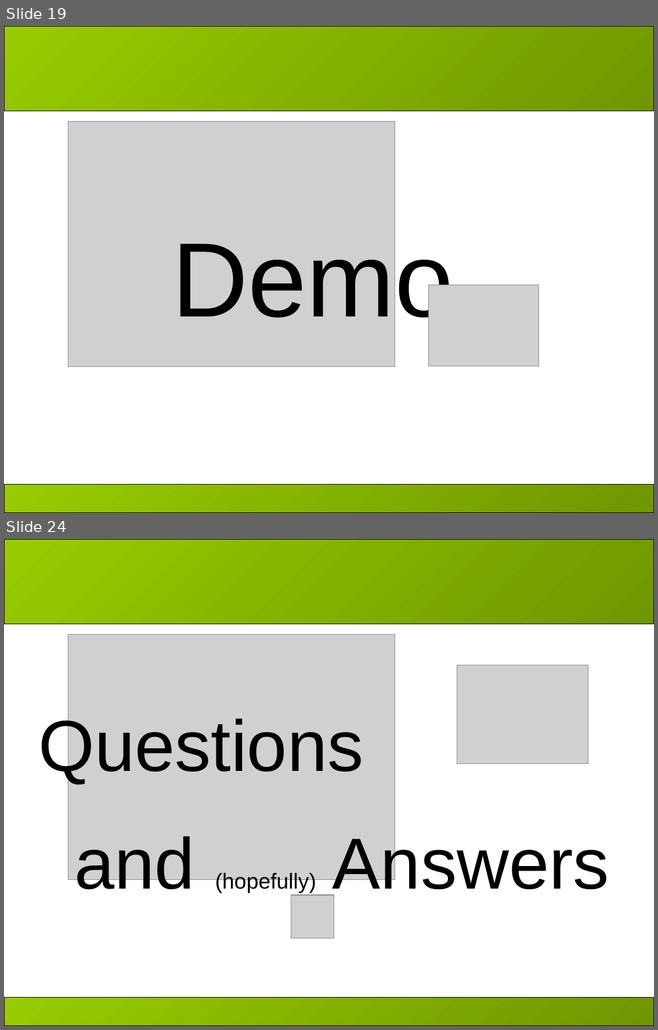
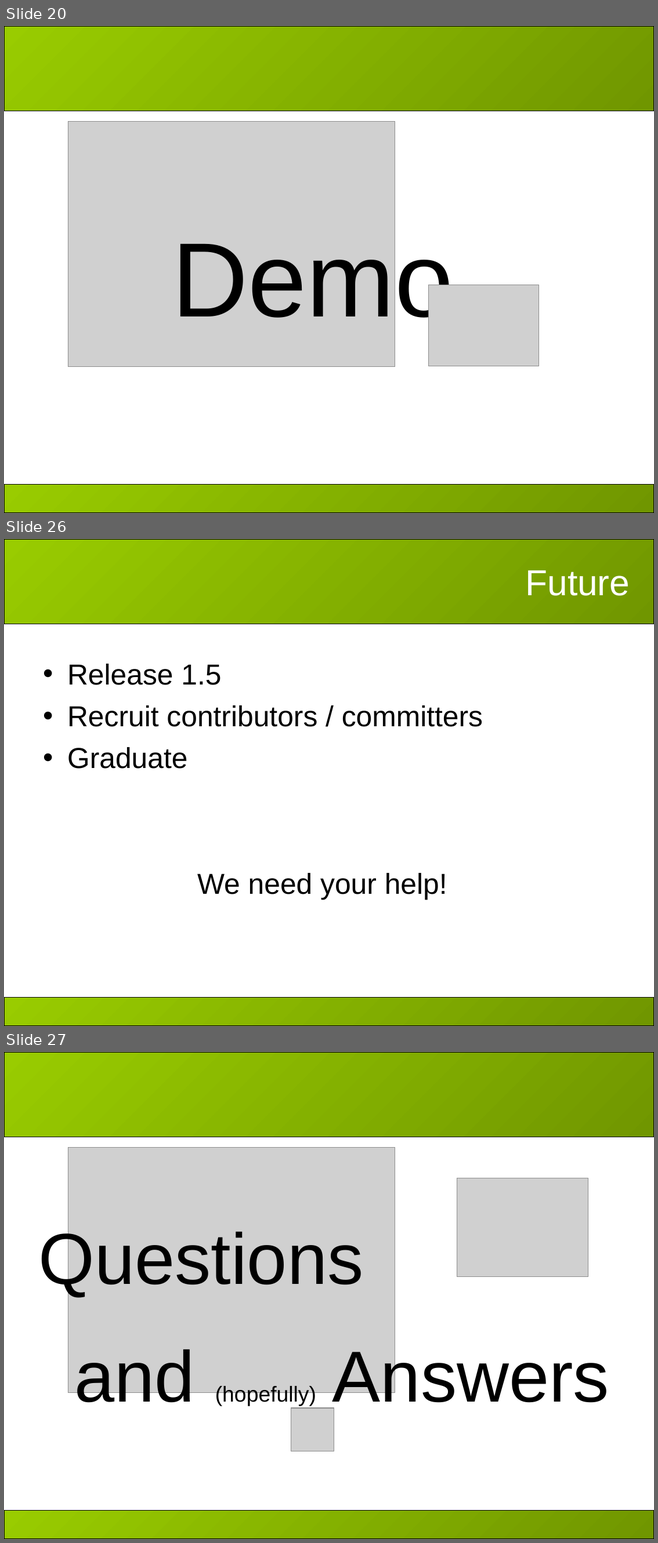
Before and after one commit to hiroyasub/ant-ivy-cregit, a slide deck: doc/presentations/apache-con-2007/slides.ppt. Shown one above the other, each under a label of ours: slides 19 and 24 before the commit, slides 20, 26 and 27 after it; the slides between them are not shown. The pictures are 658x1030 and 658x1543 pixels, drawn with LibreOffice and Linux fonts; fonts in the diff are those of the drawing; grey boxes stand for pictures; background and template pictures are left out. Boxes give left, top, right and bottom in pixels: in the first picture for what was removed or moved away, otherwise in the second. Text is boxed around its words. In the diff, an @@ line names an element or a change of style, - is before the commit and + after.

Commit message:
update with user suggested modifications: shorter sentences, Maven/Ivy comparison, Why Ivy, Future

Former-commit-id: 98259de73133205c3b63b4e952891833b4c123b8

```diff
--- a/doc/presentations/apache-con-2007/slides.ppt
+++ b/doc/presentations/apache-con-2007/slides.ppt
@@ slide 26 added at (4,539,654,1026), background #FFFFFF; not listed: 2 template elements that a slide beside it also shows @@
@@ title added at (525,570,630,596), 40 pt, text #FFFFFF @@
+Future
@@ text added at (67,664,482,900), 32 pt, text #000000 @@
+• Release 1.5
+• Recruit contributors / committers
+• Graduate
+We need your help!
@@ what was slide 19 is now slide 20 @@
@@ what was slide 24 is now slide 27 @@
```
Also in this commit, not shown: 8 slides changed, 2 other slides added.
